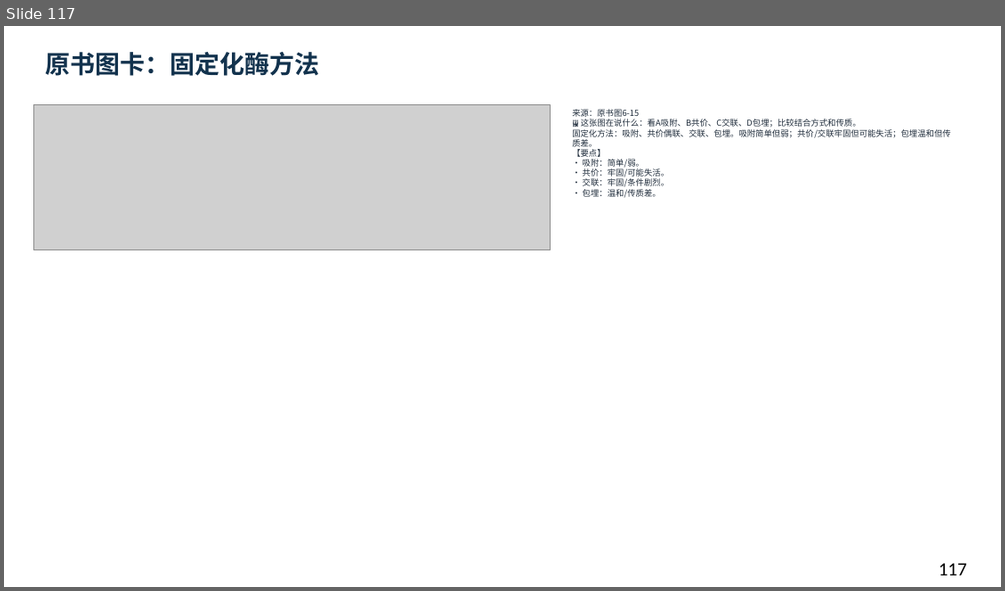
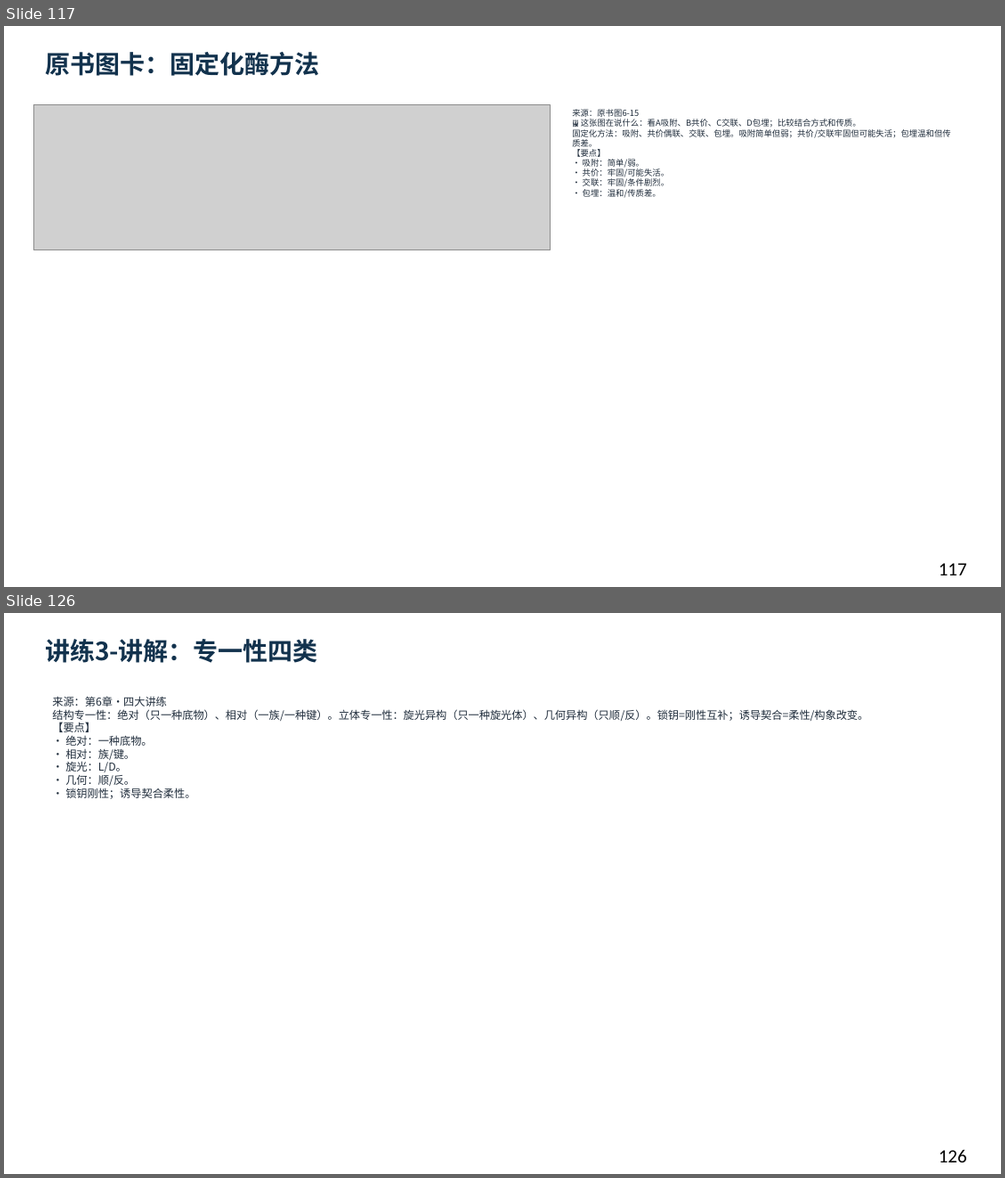
Before and after one commit to newkan-li/Biochemistry, a slide deck: downloads/bc06-ai-style.pptx. Shown one above the other, each under a label of ours: slide 117 before the commit, slides 117 and 126 after it; the slides between them are not shown. The pictures are 1005x591 and 1005x1178 pixels, drawn with LibreOffice and Linux fonts; fonts in the diff are those of the drawing; grey boxes stand for pictures. Boxes give left, top, right and bottom in pixels: in the first picture for what was removed or moved away, otherwise in the second. Text is boxed around its words. In the diff, an @@ line names an element or a change of style, - is before the commit and + after.

```diff
--- a/downloads/bc06-ai-style.pptx
+++ b/downloads/bc06-ai-style.pptx
@@ slide 126 added at bbox=[4, 613, 1001, 1174], background #FFFFFF @@
@@ text added at bbox=[45, 639, 318, 663], 24 pt, text #12324D, bold @@
+讲练3-讲解：专一性四类
@@ text added at bbox=[52, 696, 868, 799], 10.5 pt, text #202D3C @@
+来源：第6章·四大讲练
+结构专一性：绝对（只一种底物）、相对（一族/一种键）。立体专一性：旋光异构（只一种旋光体）、几何异构（只顺/反）。锁钥=刚性互补；诱导契合=柔性/构象改变。
+【要点】
+• 绝对：一种底物。
+• 相对：族/键。
+• 旋光：L/D。
+• 几何：顺/反。
+• 锁钥刚性；诱导契合柔性。
@@ text added at bbox=[938, 1149, 967, 1162], 18 pt, text #000000 @@
+126
```
Also in this commit, not shown: 1 slide changed, 15 other slides added, 6 other files.
